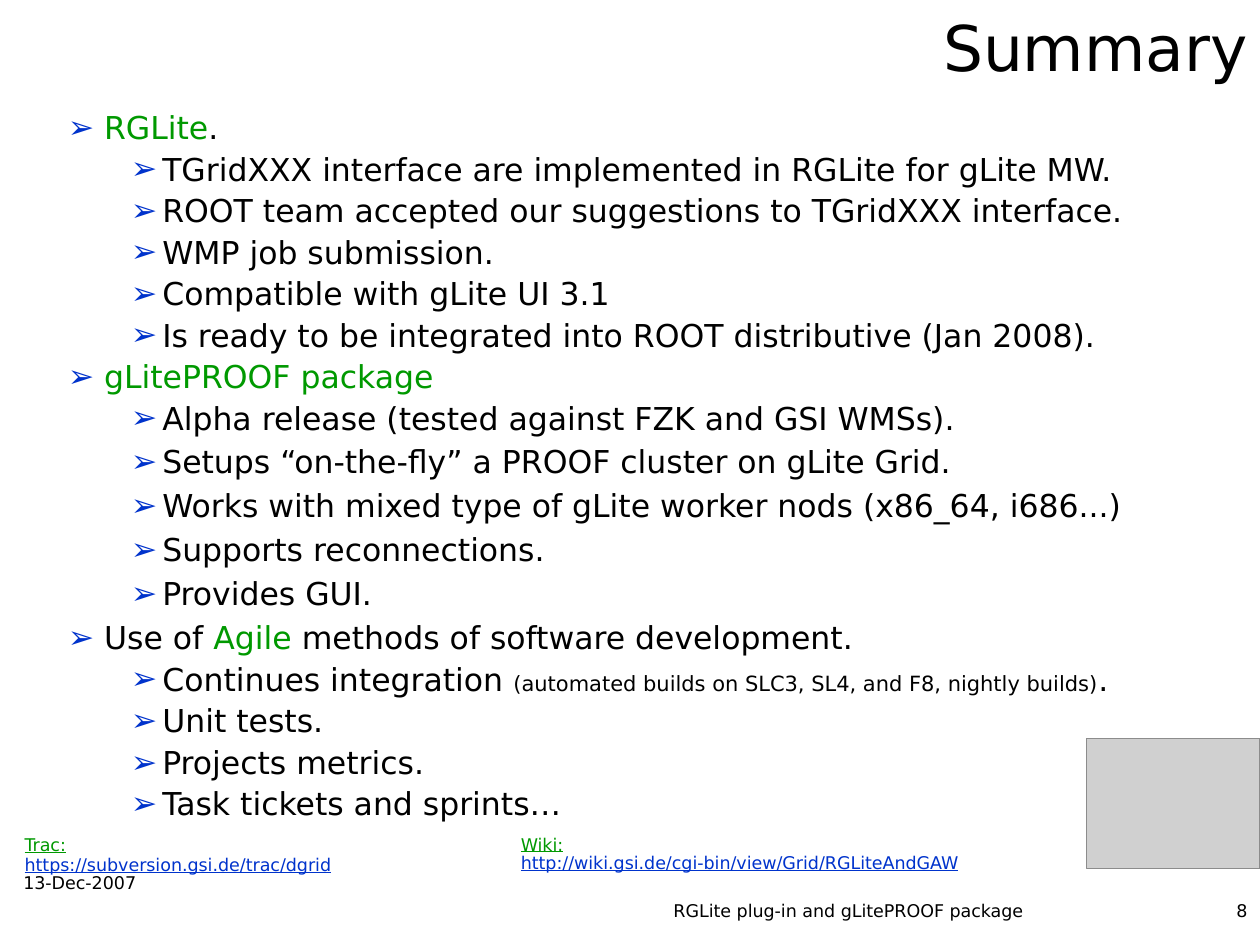
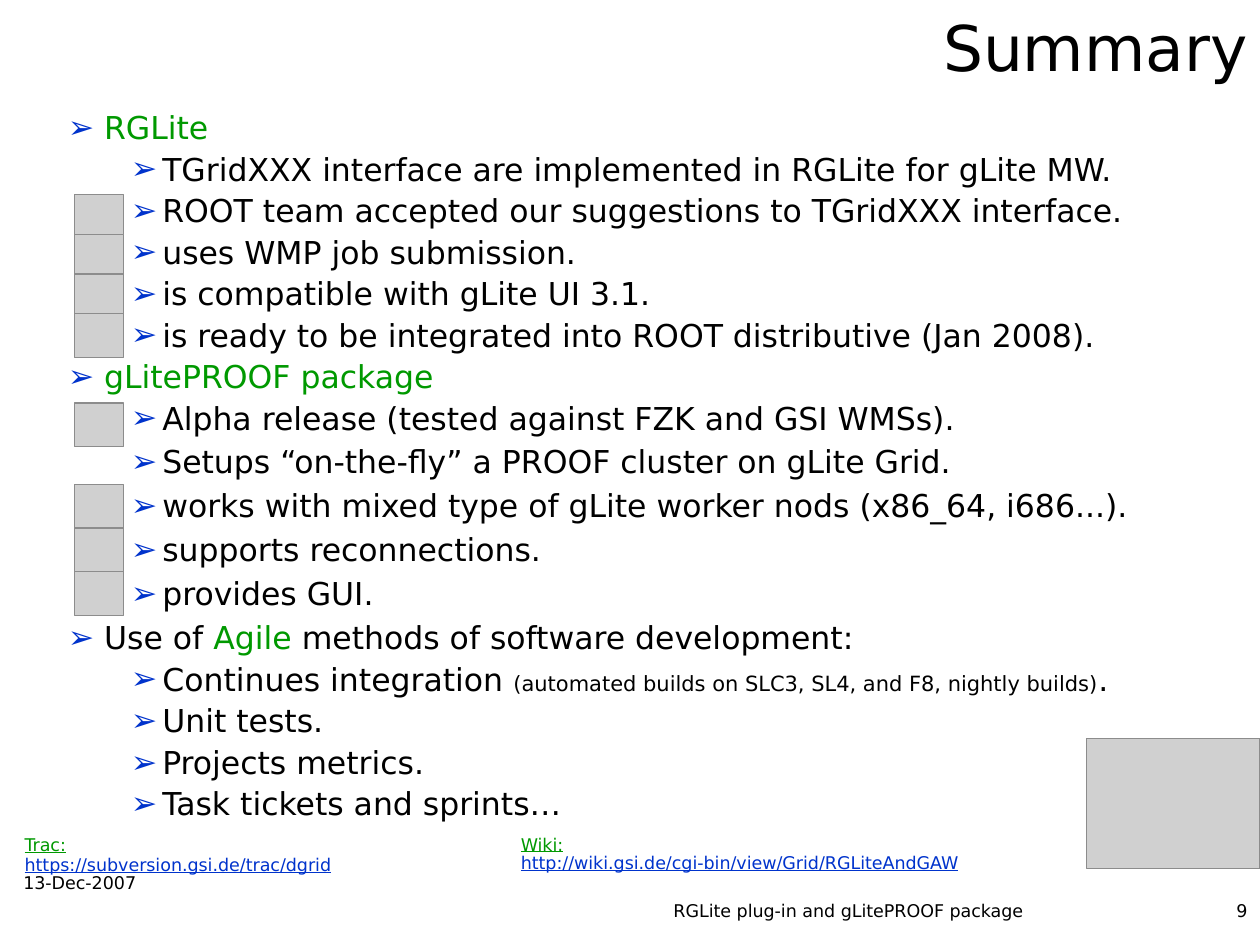
Before and after one commit to AnarManafov/PoDDocumentation, a slide deck: slide 9 of HEPCG-Workshops/2007-Dec/HEPCG-Workshops-2007-Dec(GSI).pdf.ppt (slide 8 before the commit). Drawn at 1260x945 pixels with LibreOffice and Linux fonts; fonts in the diff are those of the drawing; grey boxes stand for pictures; background and template pictures are left out. Boxes give left, top, right and bottom in pixels: in the first picture for what was removed or moved away, otherwise in the second. Text is boxed around its words. In the diff, an @@ line names an element or a change of style, - is before the commit and + after.

Commit message:
Documentation_modified: HEPCG Workshop Dec 2007 - v0.3

```diff
--- a/HEPCG-Workshops/2007-Dec/HEPCG-Workshops-2007-Dec(GSI).pdf.ppt
+++ b/HEPCG-Workshops/2007-Dec/HEPCG-Workshops-2007-Dec(GSI).pdf.ppt
@@ text at <box>104,115,208,140</box>: text changed @@
-  ➢ RGLite.
+  ➢ RGLite
@@ picture added at <box>74,195,123,239</box> @@
@@ picture added at <box>74,234,123,278</box> @@
@@ text at <box>162,240,1094,354</box>: text changed @@
-    ➢ WMP job submission.
-    ➢ Compatible with gLite UI 3.1
-    ➢ Is ready to be integrated into ROOT distributive (Jan 2008).
+    ➢ uses WMP job submission.
+    ➢ is compatible with gLite UI 3.1.
+    ➢ is ready to be integrated into ROOT distributive (Jan 2008).
@@ picture added at <box>74,275,123,319</box> @@
@@ picture added at <box>74,314,123,358</box> @@
@@ picture added at <box>74,403,123,447</box> @@
@@ picture added at <box>74,485,123,529</box> @@
@@ text at <box>104,493,1127,656</box>: text changed @@
-    ➢ Works with mixed type of gLite worker nods (x86_64, i686...)
-    ➢ Supports reconnections.
-    ➢ Provides GUI.
-  ➢ Use of Agile methods of software development.
+    ➢ works with mixed type of gLite worker nods (x86_64, i686...).
+    ➢ supports reconnections.
+    ➢ provides GUI.
+  ➢ Use of Agile methods of software development:
@@ picture added at <box>74,528,123,572</box> @@
@@ picture added at <box>74,572,123,616</box> @@
@@ page number at <box>1236,904,1247,918</box>: text changed @@
-8
+9
```
Also in this commit, not shown: 4 other slides changed, 1 slide added.
